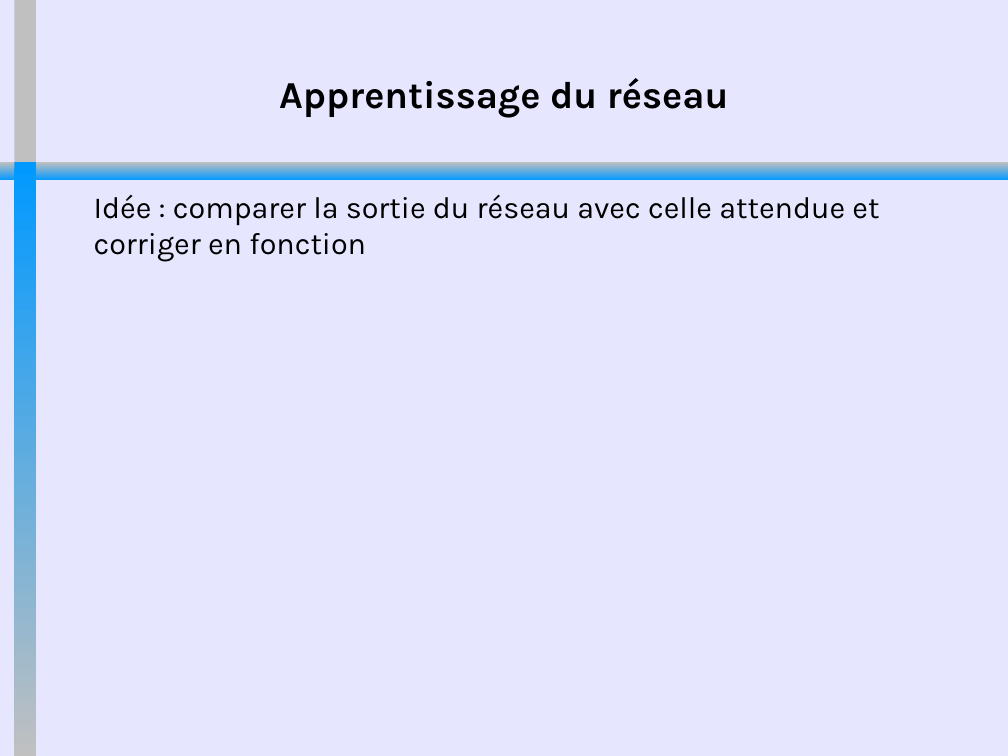
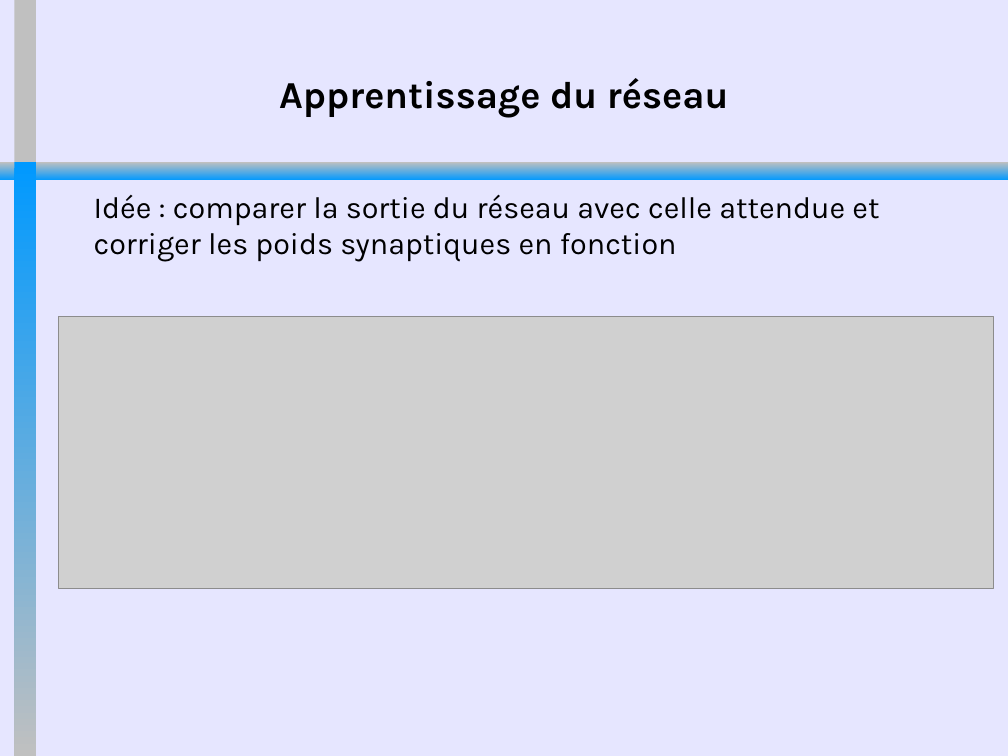
Before and after one commit to MehdiBksr/GeneTeX, a slide deck: slide 11 of documentation/SoutenanceGeneTeX.odp (slide 10 before the commit). Drawn at 1008x756 pixels with LibreOffice and Linux fonts; fonts in the diff are those of the drawing; grey boxes stand for pictures. Boxes give left, top, right and bottom in pixels: in the first picture for what was removed or moved away, otherwise in the second. Text is boxed around its words. In the diff, an @@ line names an element or a change of style, - is before the commit and + after.

```diff
--- a/documentation/SoutenanceGeneTeX.odp
+++ b/documentation/SoutenanceGeneTeX.odp
@@ text at (94,195,879,262): text changed @@
-Idée : comparer la sortie du réseau avec celle attendue et corriger en fonction
+Idée : comparer la sortie du réseau avec celle attendue et corriger les poids synaptiques en fonction
@@ picture added at (59,316,994,588) @@
```
Also in this commit, not shown: 2 other slides changed, 1 slide added, 1 slide removed.
